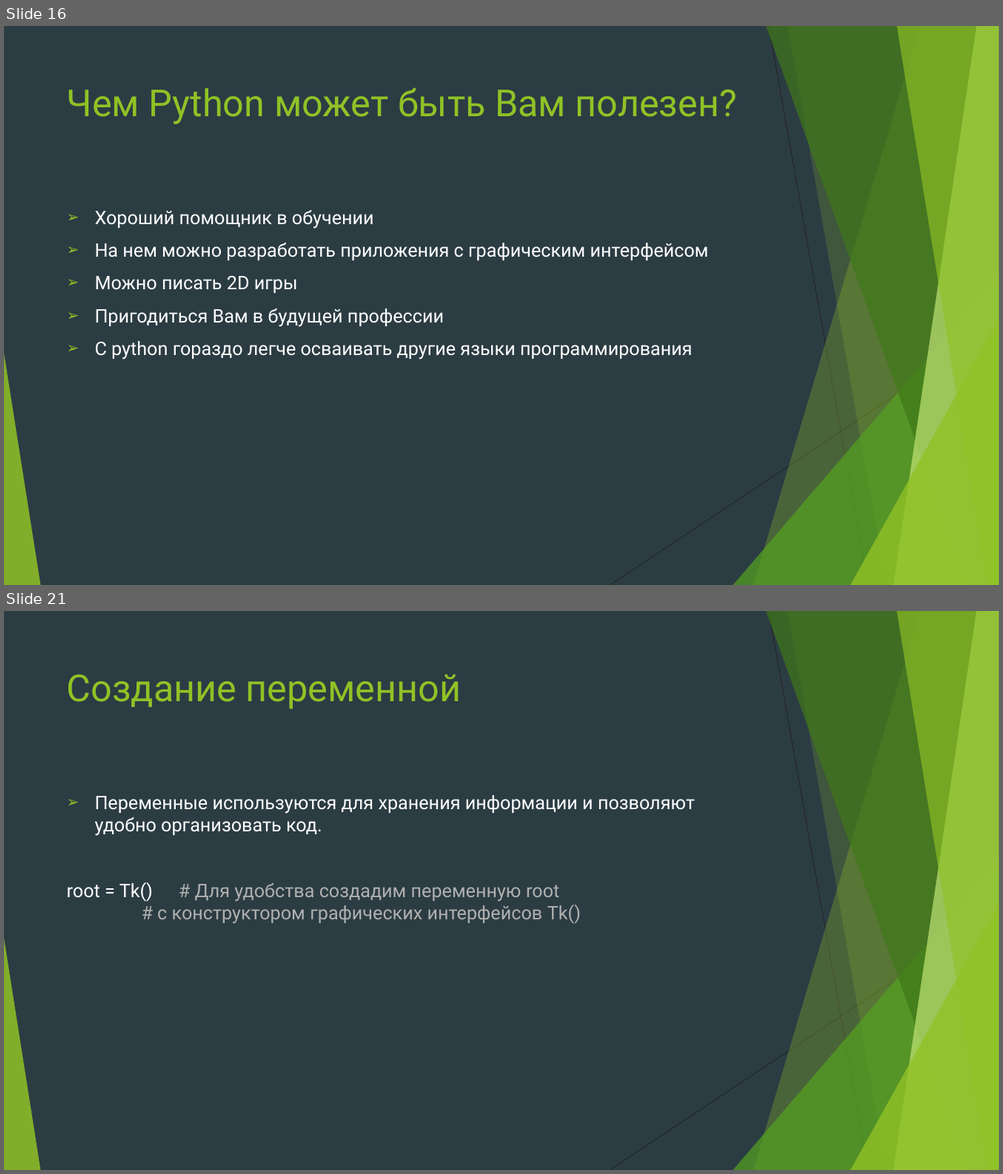
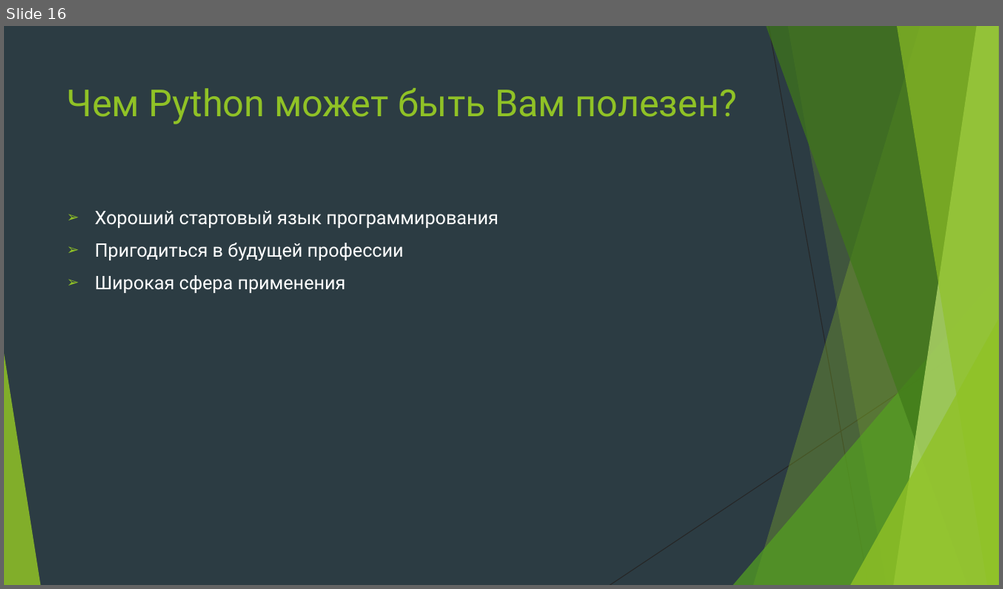
Before and after one commit to Yegor9151/for_corund, a slide deck: python/module 1/presentation/МК по Python.pptx. Shown one above the other, each under a label of ours: slides 16 and 21 before the commit, slide 16 after it; the slides between them are not shown. The pictures are 1003x1174 and 1003x589 pixels, drawn with LibreOffice and Linux fonts; fonts in the diff are those of the drawing. Boxes give left, top, right and bottom in pixels: in the first picture for what was removed or moved away, otherwise in the second. Text is boxed around its words. In the diff, an @@ line names an element or a change of style, - is before the commit and + after.

```diff
--- a/python/module 1/presentation/МК по Python.pptx
+++ b/python/module 1/presentation/МК по Python.pptx
@@ slide 21 removed at <box>4,611,999,1170</box>, background #2C3C43; not listed: 10 template elements that a slide beside it also shows @@
@@ title removed at <box>67,675,461,709</box> @@
-Создание переменной
@@ text removed at <box>67,795,694,924</box> @@
-➢ Переменные используются для хранения информации и позволяют удобно организовать код.
-root = Tk() # Для удобства создадим переменную root # c конструктором графических интерфейсов Tk()
@@ slide 16 changed as well @@
@@ text at <box>95,211,498,293</box>: text changed @@
-➢ Хороший помощник в обучении
-➢ На нем можно разработать приложения с графическим интерфейсом
-➢ Можно писать 2D игры
-➢ Пригодиться Вам в будущей профессии
-➢ С python гораздо легче осваивать другие языки программирования
+➢ Хороший стартовый язык программирования
+➢ Пригодиться в будущей профессии
+➢ Широкая сфера применения
```
Also in this commit, not shown: 7 other slides changed, 13 other slides removed.
